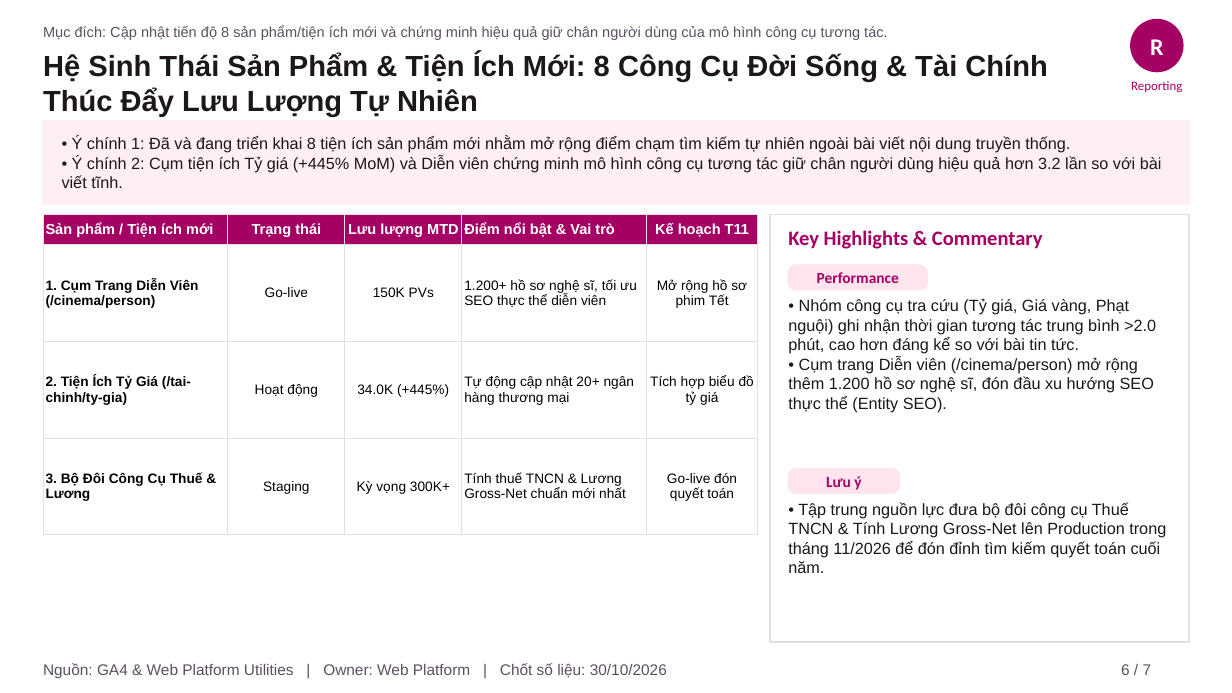
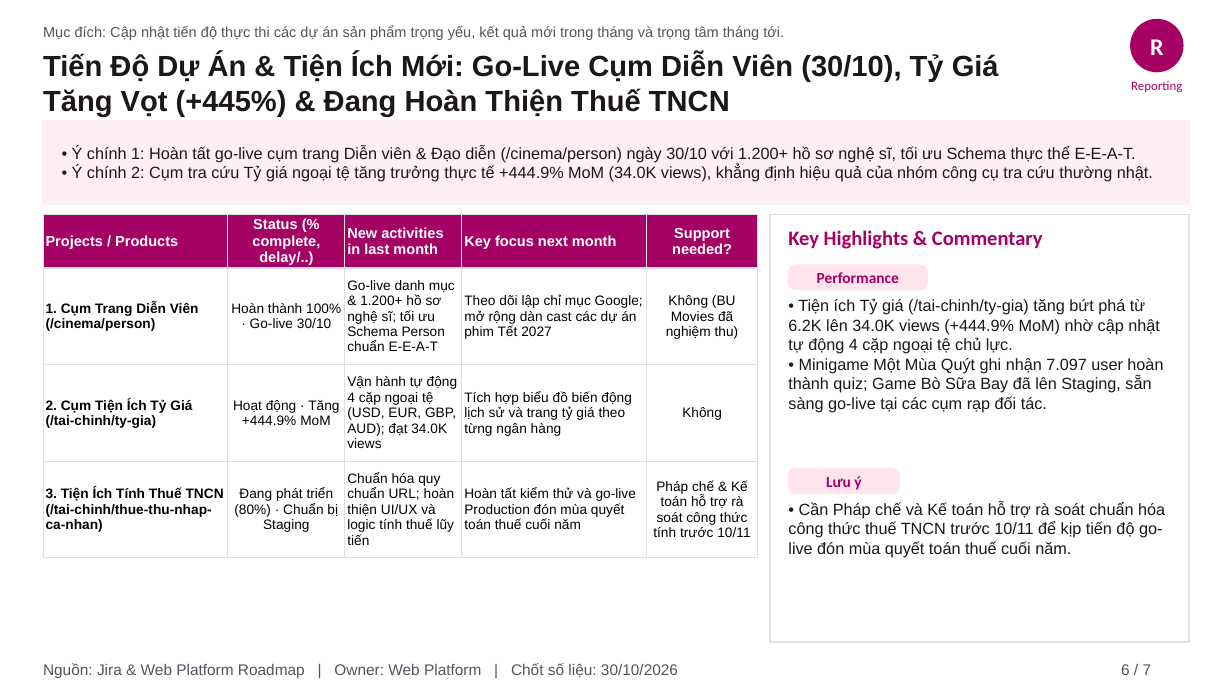
Before and after one commit to vanhien26/hienho-knowledgebase, a slide deck: slide 6 of 07_REPORTS/docs/presentations/Web_Platform_Thang_10_2026_Monthly_Report.pptx. Drawn at 1232x693 pixels with LibreOffice and Linux fonts; fonts in the diff are those of the drawing. Boxes give left, top, right and bottom in pixels: in the first picture for what was removed or moved away, otherwise in the second. Text is boxed around its words. In the diff, an @@ line names an element or a change of style, - is before the commit and + after.

```diff
--- a/07_REPORTS/docs/presentations/Web_Platform_Thang_10_2026_Monthly_Report.pptx
+++ b/07_REPORTS/docs/presentations/Web_Platform_Thang_10_2026_Monthly_Report.pptx
@@ text at [43,26,784,40]: text changed @@
-Mục đích: Cập nhật tiến độ 8 sản phẩm/tiện ích mới và chứng minh hiệu quả giữ chân người dùng của mô hình công cụ tương tác.
+Mục đích: Cập nhật tiến độ thực thi các dự án sản phẩm trọng yếu, kết quả mới trong tháng và trọng tâm tháng tới.
@@ text at [43,53,999,116]: text changed @@
-Hệ Sinh Thái Sản Phẩm & Tiện Ích Mới: 8 Công Cụ Đời Sống & Tài Chính Thúc Đẩy Lưu Lượng Tự Nhiên
+Tiến Độ Dự Án & Tiện Ích Mới: Go-Live Cụm Diễn Viên (30/10), Tỷ Giá Tăng Vọt (+445%) & Đang Hoàn Thiện Thuế TNCN
@@ text at [72,146,1153,182]: text changed @@
-• Ý chính 1: Đã và đang triển khai 8 tiện ích sản phẩm mới nhằm mở rộng điểm chạm tìm kiếm tự nhiên ngoài bài viết nội dung truyền thống.
-• Ý chính 2: Cụm tiện ích Tỷ giá (+445% MoM) và Diễn viên chứng minh mô hình công cụ tương tác giữ chân người dùng hiệu quả hơn 3.2 lần so với bài viết tĩnh.
+• Ý chính 1: Hoàn tất go-live cụm trang Diễn viên & Đạo diễn (/cinema/person) ngày 30/10 với 1.200+ hồ sơ nghệ sĩ, tối ưu Schema thực thể E-E-A-T.
+• Ý chính 2: Cụm tra cứu Tỷ giá ngoại tệ tăng trưởng thực tế +444.9% MoM (34.0K views), khẳng định hiệu quả của nhóm công cụ tra cứu thường nhật.
@@ table at [43,214,758,567] @@
-row 1: Sản phẩm / Tiện ích mới | Trạng thái | Lưu lượng MTD | Điểm nổi bật & Vai trò | Kế hoạch T11
+row 1: Projects / Products | Status (% complete, delay/..) | New activities in last month | Key focus next month | Support needed?
-row 2: 1. Cụm Trang Diễn Viên (/cinema/person) | Go-live | 150K PVs | 1.200+ hồ sơ nghệ sĩ, tối ưu SEO thực thể diễn viên | Mở rộng hồ sơ phim Tết
+row 2: 1. Cụm Trang Diễn Viên (/cinema/person) | Hoàn thành 100% · Go-live 30/10 | Go-live danh mục & 1.200+ hồ sơ nghệ sĩ; tối ưu Schema Person chuẩn E-E-A-T | Theo dõi lập chỉ mục Google; mở rộng dàn cast các dự án phim Tết 2027 | Không (BU Movies đã nghiệm thu)
-row 3: 2. Tiện Ích Tỷ Giá (/tai-chinh/ty-gia) | Hoạt động | 34.0K (+445%) | Tự động cập nhật 20+ ngân hàng thương mại | Tích hợp biểu đồ tỷ giá
+row 3: 2. Cụm Tiện Ích Tỷ Giá (/tai-chinh/ty-gia) | Hoạt động · Tăng +444.9% MoM | Vận hành tự động 4 cặp ngoại tệ (USD, EUR, GBP, AUD); đạt 34.0K views | Tích hợp biểu đồ biến động lịch sử và trang tỷ giá theo từng ngân hàng | Không
-row 4: 3. Bộ Đôi Công Cụ Thuế & Lương | Staging | Kỳ vọng 300K+ | Tính thuế TNCN & Lương Gross-Net chuẩn mới nhất | Go-live đón quyết toán
+row 4: 3. Tiện Ích Tính Thuế TNCN (/tai-chinh/thue-thu-nhap-ca-nhan) | Đang phát triển (80%) · Chuẩn bị Staging | Chuẩn hóa quy chuẩn URL; hoàn thiện UI/UX và logic tính thuế lũy tiến | Hoàn tất kiểm thử và go-live Production đón mùa quyết toán thuế cuối năm | Pháp chế & Kế toán hỗ trợ rà soát công thức tính trước 10/11
@@ text at [788,298,1163,413]: text changed @@
-• Nhóm công cụ tra cứu (Tỷ giá, Giá vàng, Phạt nguội) ghi nhận thời gian tương tác trung bình >2.0 phút, cao hơn đáng kể so với bài tin tức.
-• Cụm trang Diễn viên (/cinema/person) mở rộng thêm 1.200 hồ sơ nghệ sĩ, đón đầu xu hướng SEO thực thể (Entity SEO).
+• Tiện ích Tỷ giá (/tai-chinh/ty-gia) tăng bứt phá từ 6.2K lên 34.0K views (+444.9% MoM) nhờ cập nhật tự động 4 cặp ngoại tệ chủ lực.
+• Minigame Một Mùa Quýt ghi nhận 7.097 user hoàn thành quiz; Game Bò Sữa Bay đã lên Staging, sẵn sàng go-live tại các cụm rạp đối tác.
@@ text at [788,502,1165,558]: text changed @@
-• Tập trung nguồn lực đưa bộ đôi công cụ Thuế TNCN & Tính Lương Gross-Net lên Production trong tháng 11/2026 để đón đỉnh tìm kiếm quyết toán cuối năm.
+• Cần Pháp chế và Kế toán hỗ trợ rà soát chuẩn hóa công thức thuế TNCN trước 10/11 để kịp tiến độ go-live đón mùa quyết toán thuế cuối năm.
@@ text at [43,663,678,678]: text changed @@
-Nguồn: GA4 & Web Platform Utilities | Owner: Web Platform | Chốt số liệu: 30/10/2026
+Nguồn: Jira & Web Platform Roadmap | Owner: Web Platform | Chốt số liệu: 30/10/2026
```
Also in this commit, not shown: 1 other slide changed.
